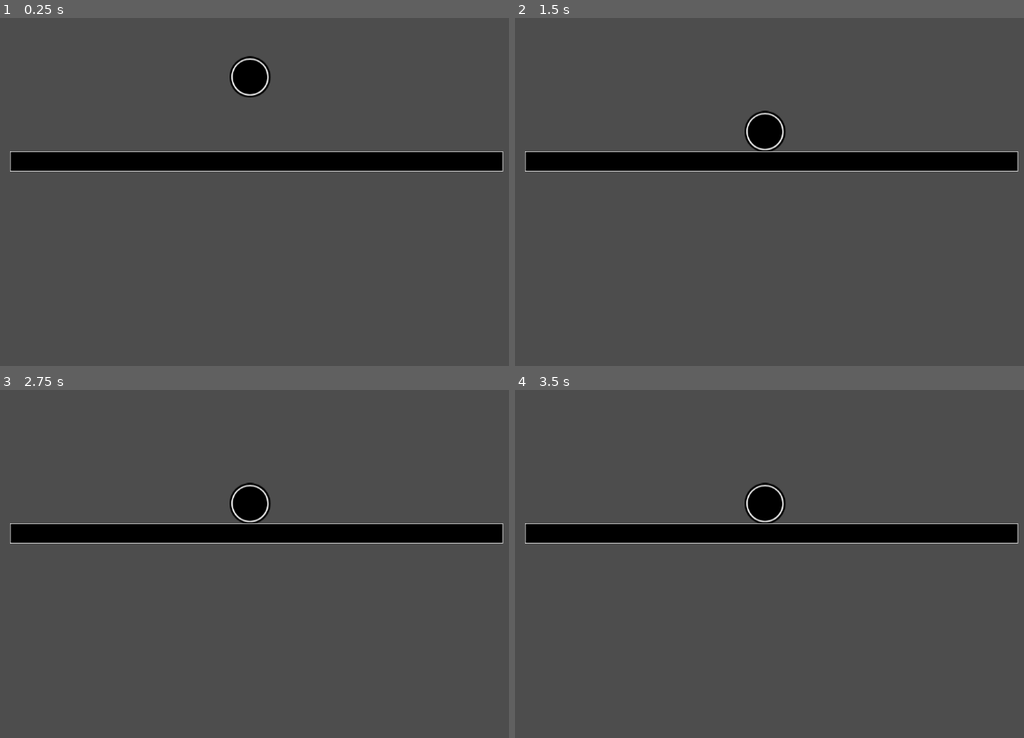
Above: before the commit, frames 1-4 (two rows, left to right).
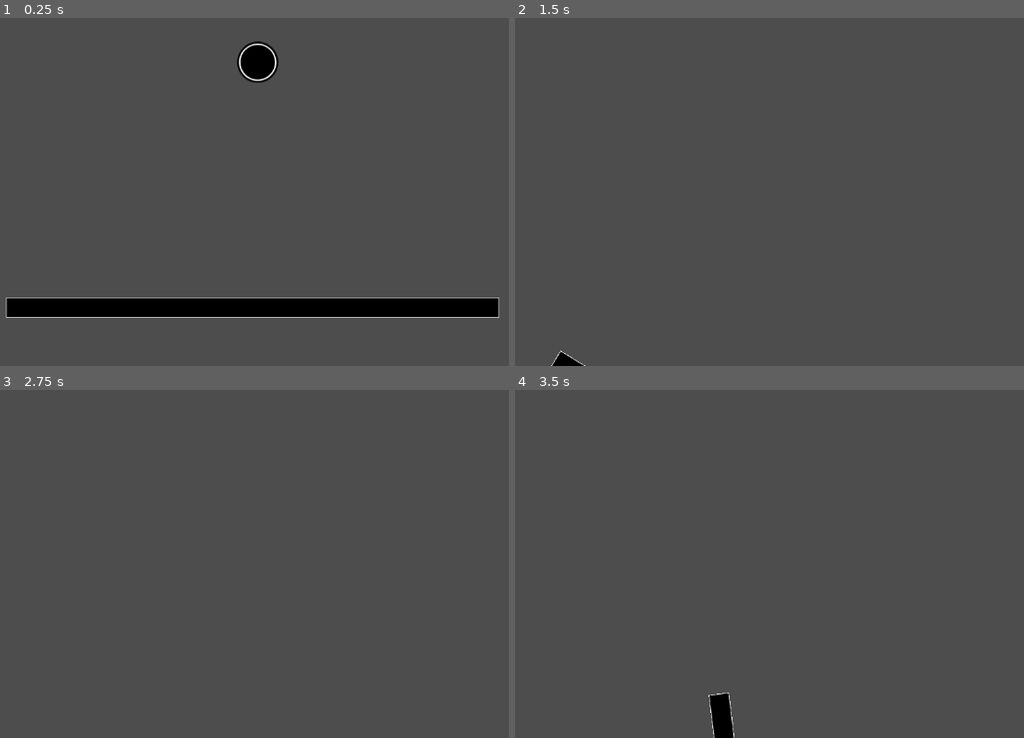
Above: after the commit, the same moments.

Repository: jo-ho/balance-game
Game: Godot game, scene res://game.tscn
Two runs of this game, one before a commit and one after it. Both use one fixed random seed, a clock stepped at 60 frames per second and the inputs below.
Inputs:
- Up to frame 1 (0.25 s): no input
- Up to frame 2 (1.5 s): hold Down (right_down, bound only after the commit) 0.53-1.28 s; hold S (left_down, bound only after the commit) from 1.28 s (still down)
- Up to frame 3 (2.75 s): tap Enter at 2 s; release S (left_down, bound only after the commit) at 2.03 s; hold Down (right_down, bound only after the commit) from 2.03 s (still down)
- Up to frame 4 (3.5 s): tap Space at 2.75 s; release Down (right_down, bound only after the commit) at 2.78 s; hold W (left_up, bound only after the commit) from 2.78 s (still down)

The runs differ from the first frame. In frame 1, 12% of the frame differs, in the area x 1-99%, y 6-87%; in frame 2, 6.6%; in frame 3, 6.4%; in frame 4, 6.9%.

Commit message:
Add bar and ball physics

Diff:
--- /dev/null
+++ b/body/bar.gd
@@ -0,0 +1,32 @@
+class_name Bar
+extends AnimatableBody2D
+
+const BASE_VELOCITY = 1
+const BASE_MOVE_VELOCTY = 300
+const PUSH_FORCE = 30
+
+var rotate_velocity: int = 0
+var move_velocity: int = 0
+
+func _physics_process(delta: float) -> void:
+	var left_axis: float = Input.get_axis("left_down", "left_up")
+	var right_axis: float = Input.get_axis("right_down", "right_up")
+	if is_zero_approx(right_axis) && is_zero_approx(left_axis):
+		move_velocity = 0
+		rotate_velocity = 0
+	elif is_zero_approx(right_axis):
+		rotate_velocity = left_axis * BASE_VELOCITY
+		move_velocity = left_axis * -BASE_MOVE_VELOCTY
+	elif is_zero_approx(left_axis):
+		rotate_velocity = right_axis * -BASE_VELOCITY
+		move_velocity = right_axis * -BASE_MOVE_VELOCTY
+	elif is_equal_approx(right_axis, left_axis):
+		move_velocity = right_axis * -BASE_MOVE_VELOCTY
+		rotate_velocity = 0
+
+	rotation += delta * rotate_velocity
+	var collision_data := move_and_collide(Vector2(0, delta * move_velocity))
+	if collision_data:
+		if collision_data.get_collider() is RigidBody2D:
+			var rigid := collision_data.get_collider() as RigidBody2D
+			rigid.apply_central_impulse(-collision_data.get_normal() * PUSH_FORCE)
--- a/body/bar.tscn
+++ b/body/bar.tscn
@@ -1,11 +1,14 @@
-[gd_scene load_steps=3 format=3 uid="uid://6mll275lpau5"]
+[gd_scene load_steps=4 format=3 uid="uid://6mll275lpau5"]
 
 [ext_resource type="Texture2D" uid="uid://4t4jkn77lati" path="res://body/assets/bar.png" id="1_c8xtc"]
+[ext_resource type="Script" uid="uid://en5uhkcak8y5" path="res://body/bar.gd" id="1_mqs5j"]
 
 [sub_resource type="RectangleShape2D" id="RectangleShape2D_mqs5j"]
 size = Vector2(767, 30)
 
 [node name="Bar" type="AnimatableBody2D"]
+sync_to_physics = false
+script = ExtResource("1_mqs5j")
 
 [node name="Sprite2D" type="Sprite2D" parent="."]
 texture = ExtResource("1_c8xtc")
--- a/game.tscn
+++ b/game.tscn
@@ -8,7 +8,7 @@
 script = ExtResource("1_80nbo")
 
 [node name="Ball" parent="." instance=ExtResource("2_e2o6t")]
-position = Vector2(502, 169)
+position = Vector2(514, 146)
 
 [node name="Bar" parent="." instance=ExtResource("3_feb5d")]
-position = Vector2(512, 329)
+position = Vector2(506, 557)
--- a/project.godot
+++ b/project.godot
@@ -18,6 +18,30 @@
 [debug]
 
 gdscript/warnings/untyped_declaration=2
+gdscript/warnings/narrowing_conversion=0
+
+[input]
+
+left_up={
+"deadzone": 0.2,
+"events": [Object(InputEventKey,"resource_local_to_scene":false,"resource_name":"","device":-1,"window_id":0,"alt_pressed":false,"shift_pressed":false,"ctrl_pressed":false,"meta_pressed":false,"pressed":false,"keycode":0,"physical_keycode":87,"key_label":0,"unicode":119,"location":0,"echo":false,"script":null)
+]
+}
+left_down={
+"deadzone": 0.2,
+"events": [Object(InputEventKey,"resource_local_to_scene":false,"resource_name":"","device":-1,"window_id":0,"alt_pressed":false,"shift_pressed":false,"ctrl_pressed":false,"meta_pressed":false,"pressed":false,"keycode":0,"physical_keycode":83,"key_label":0,"unicode":115,"location":0,"echo":false,"script":null)
+]
+}
+right_up={
+"deadzone": 0.2,
+"events": [Object(InputEventKey,"resource_local_to_scene":false,"resource_name":"","device":-1,"window_id":0,"alt_pressed":false,"shift_pressed":false,"ctrl_pressed":false,"meta_pressed":false,"pressed":false,"keycode":0,"physical_keycode":4194320,"key_label":0,"unicode":0,"location":0,"echo":false,"script":null)
+]
+}
+right_down={
+"deadzone": 0.2,
+"events": [Object(InputEventKey,"resource_local_to_scene":false,"resource_name":"","device":-1,"window_id":0,"alt_pressed":false,"shift_pressed":false,"ctrl_pressed":false,"meta_pressed":false,"pressed":false,"keycode":0,"physical_keycode":4194322,"key_label":0,"unicode":0,"location":0,"echo":false,"script":null)
+]
+}
 
 [rendering]
 
Not shown, added: body/bar.gd.uid
